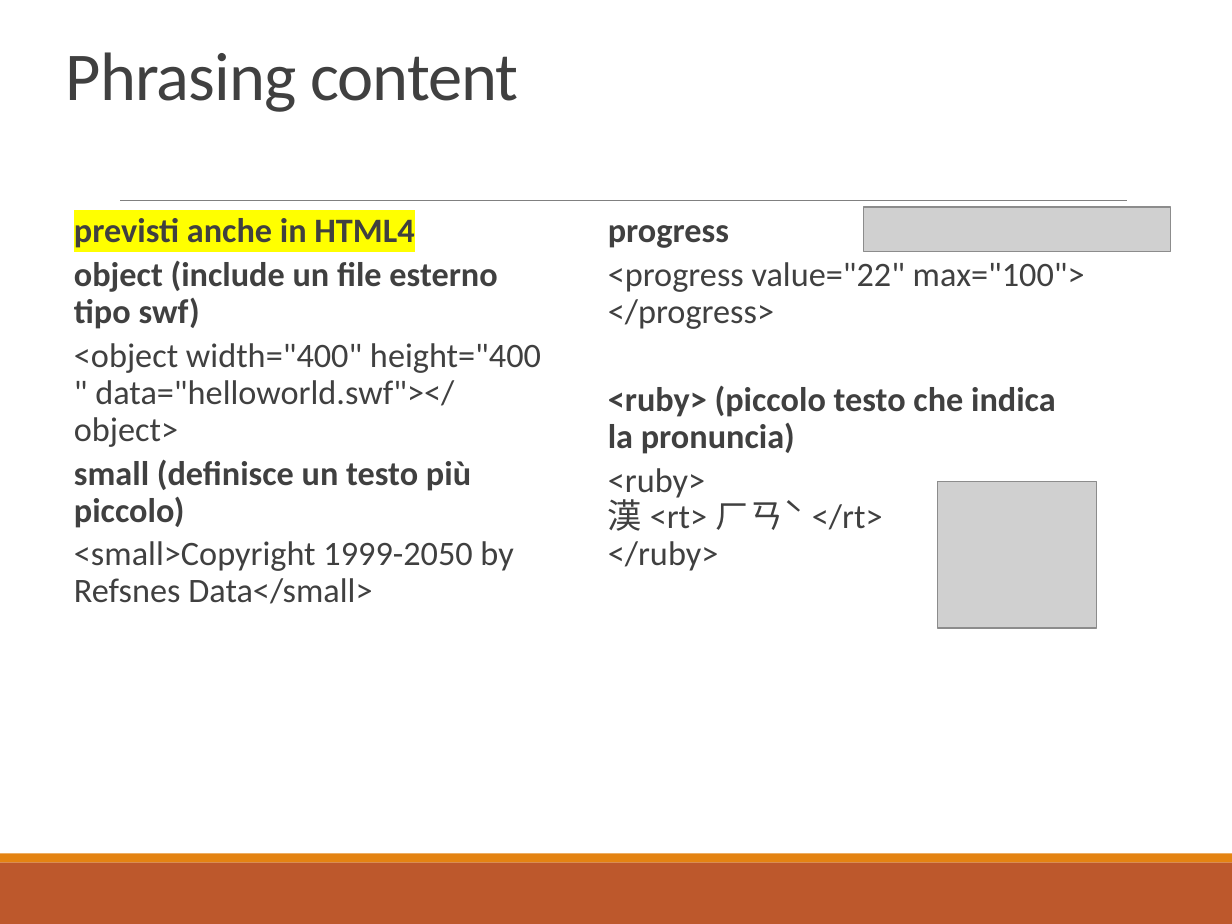
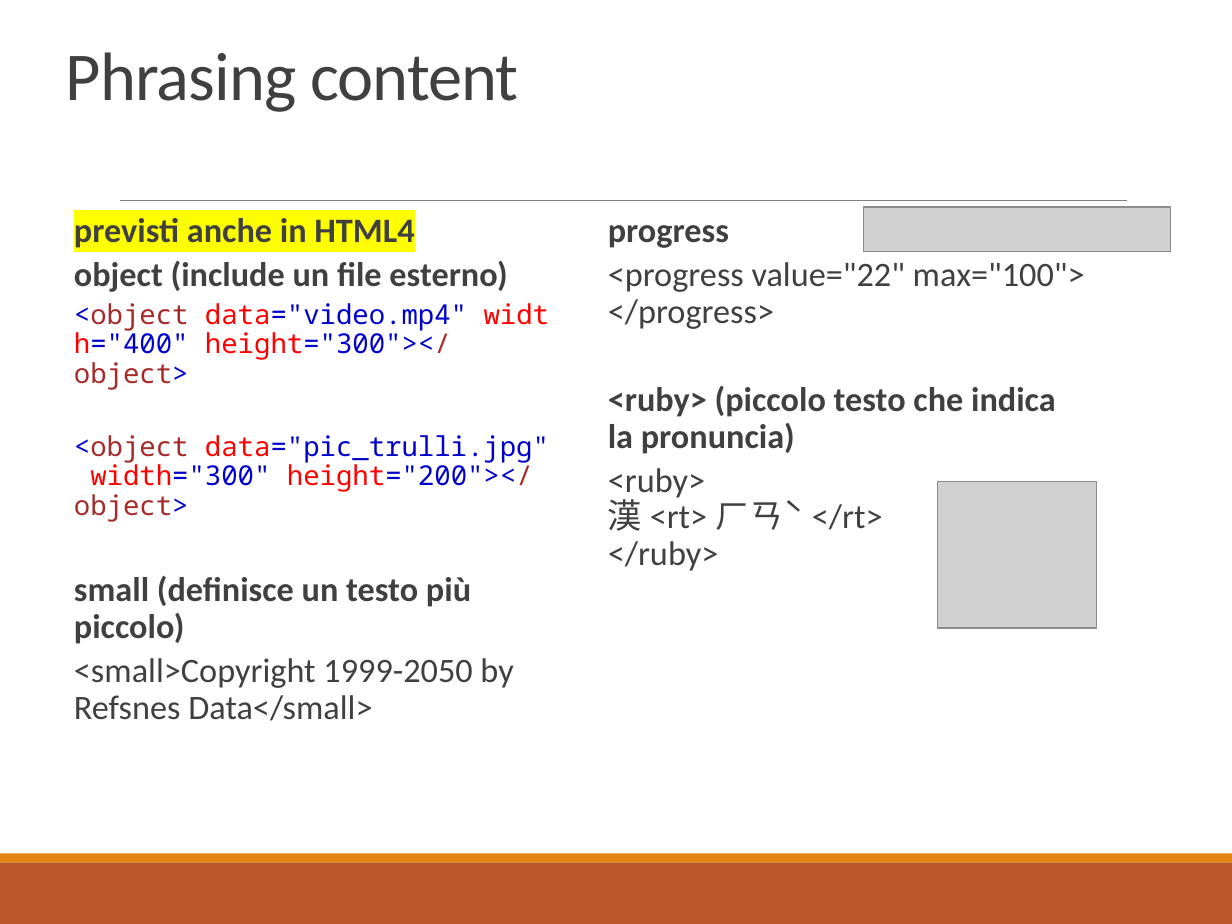
Before and after one commit to docentemaurocasadei/corso-fondamenti-web, a slide deck: slide 123 of dispense/HTML5.pptx (slide 120 before the commit). Drawn at 1232x924 pixels with LibreOffice and Linux fonts; fonts in the diff are those of the drawing; grey boxes stand for pictures. Boxes give left, top, right and bottom in pixels: in the first picture for what was removed or moved away, otherwise in the second. Text is boxed around its words. In the diff, an @@ line names an element or a change of style, - is before the commit and + after.

```diff
--- a/dispense/HTML5.pptx
+++ b/dispense/HTML5.pptx
@@ text at (74, 261, 549, 522): text changed; size 20 to 16 pt; font Calibri to Noto Sans Mono; text colour #404040 to #0000CD @@
-  object (include un file esterno tipo swf)
-  <object width="400" height="400" data="helloworld.swf"></object>
+  object (include un file esterno)
+  <object data="video.mp4" width="400" height="300"></object>
+  <object data="pic_trulli.jpg" width="300" height="200"></object>
```
Also in this commit, not shown: 10 other slides changed.
